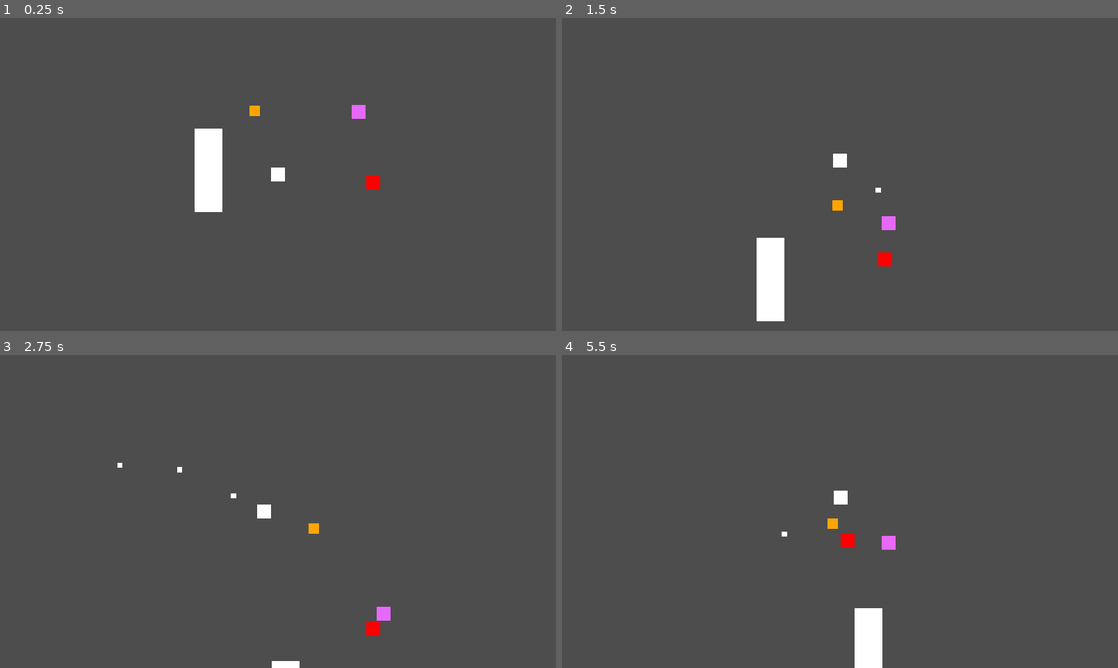
Above: before the commit, frames 1-4 (two rows, left to right).
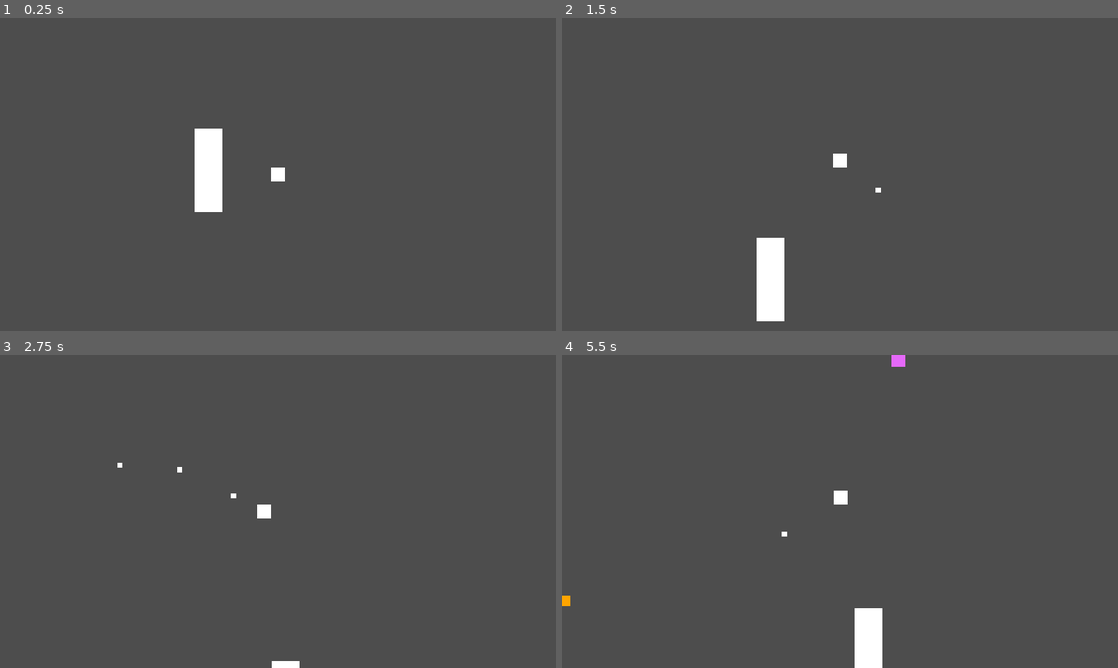
Above: after the commit, the same moments.

Repository: jonjud/survivor-arena
Game: Godot game, scene res://scenes/main.tscn
The game is run twice, just before and just after one commit, with the same random seed, the same clock (stepped at 60 frames per second) and the same inputs.
Inputs (mouse positions are in pixels of both pictures, inside the frame that each line leads up to):
- Up to frame 1 (0.25 s): no input
- Up to frame 2 (1.5 s): move the mouse to (812, 237) at 0.52 s; press the mouse at (812, 237) at 0.53 s; hold W (move_up) from 0.53 s (still down); move the mouse to (1006, 221) at 1.27 s; release the mouse at (1006, 221) at 1.28 s; click (1006, 221) at 1.35 s
- Up to frame 3 (2.75 s): move the mouse to (111, 464) at 2.02 s; release W (move_up) at 2.03 s; press the mouse at (111, 464) at 2.03 s; hold A (move_left) from 2.03 s (still down)
- Up to frame 4 (5.5 s): move the mouse to (867, 511) at 2.77 s; release the mouse at (867, 511) at 2.78 s; click (867, 511) at 2.85 s; move the mouse to (756, 433) at 3.52 s; release A (move_left) at 3.53 s; press the mouse at (756, 433) at 3.53 s; hold S (move_down) 3.53-4.28 s; move the mouse to (962, 495) at 4.27 s; release the mouse at (962, 495) at 4.28 s; hold D (move_right) 4.28-5.03 s; click (962, 495) at 4.35 s; move the mouse to (728, 527) at 5.02 s; press the mouse at (728, 527) at 5.03 s; hold W (move_up) from 5.03 s (still down)

The runs differ from the first frame. In frame 1, 0.3% of the frame differs, in the area x 44-69%, y 27-55%; in frame 2, 0.3%; in frame 3, 0.3%; in frame 4, 0.4%, in the area x 0-62%, y 0-81%.

Commit message:
feat: add WaveSpawner with edge spawn positions

Diff:
--- a/scenes/main.tscn
+++ b/scenes/main.tscn
@@ -6,6 +6,8 @@
 [ext_resource type="PackedScene" uid="uid://cawaim5v1cdhy" path="res://scenes/ui/GameOverScreen.tscn" id="3_sugp2"]
 [ext_resource type="Resource" uid="uid://dwplef3fmmlra" path="res://resources/enemy_runner.tres" id="5_tefeu"]
 [ext_resource type="Resource" uid="uid://bqkj8mu1jld8s" path="res://resources/enemy_tank.tres" id="6_o6xl0"]
+[ext_resource type="Script" uid="uid://ddqrvkbe18ph6" path="res://scripts/enemies/wave_spawner.gd" id="7_o6xl0"]
+[ext_resource type="Script" uid="uid://b0kh54hy5m40h" path="res://scripts/enemies/enemy_data.gd" id="8_tipki"]
 
 [sub_resource type="RectangleShape2D" id="RectangleShape2D_htemk"]
 size = Vector2(32, 96)
@@ -37,15 +39,23 @@
 grow_vertical = 2
 
 [node name="Enemies" parent="." unique_id=1902566483 instance=ExtResource("2_0wfyh")]
+visible = false
 position = Vector2(445, 191)
 data = ExtResource("3_jyhfs")
 
 [node name="GameOverScreen" parent="." unique_id=327024309 instance=ExtResource("3_sugp2")]
 
 [node name="Enemies2" parent="." unique_id=1899620317 instance=ExtResource("2_0wfyh")]
+visible = false
 position = Vector2(284, 81)
 data = ExtResource("5_tefeu")
 
 [node name="Enemies3" parent="." unique_id=496606474 instance=ExtResource("2_0wfyh")]
+visible = false
 position = Vector2(420, 103)
 data = ExtResource("6_o6xl0")
+
+[node name="WaveSpawner" type="Node2D" parent="." unique_id=75037555]
+script = ExtResource("7_o6xl0")
+enemy_scene = ExtResource("2_0wfyh")
+enemy_types = Array[ExtResource("8_tipki")]([ExtResource("3_jyhfs"), ExtResource("5_tefeu"), ExtResource("6_o6xl0")])
--- /dev/null
+++ b/scripts/enemies/wave_spawner.gd
@@ -0,0 +1,48 @@
+class_name WaveSpawner
+extends Node2D
+## เกิดศัตรูตามเวลาที่ขอบจอรอบผู้เล่น
+
+@export var enemy_scene: PackedScene
+@export var enemy_types: Array[EnemyData] = []  # ชนิดที่สุ่มเลือก
+@export var spawn_interval: float = 2.0         # ห่างกันกี่วินาที
+@export var spawn_margin: float = 40.0          # เผื่อให้เกิดนอกขอบจอกี่ pixel
+
+var _timer: float = 0.0
+var _player: Node2D
+
+
+func _ready() -> void:
+	_player = get_tree().get_first_node_in_group("player") as Node2D
+	_timer = spawn_interval
+
+
+func _process(delta: float) -> void:
+	if _player == null or not _player.visible:
+		return  # ผู้เล่นตายแล้ว หยุดเกิด
+	_timer -= delta
+	if _timer <= 0.0:
+		_spawn_enemy()
+		_timer = spawn_interval
+
+
+func _spawn_enemy() -> void:
+	if enemy_scene == null or enemy_types.is_empty():
+		push_warning("WaveSpawner: ยังไม่ได้ตั้ง enemy_scene หรือ enemy_types")
+		return
+	var enemy: Enemy = enemy_scene.instantiate()
+	enemy.data = enemy_types.pick_random()  # ต้องตั้งก่อน add_child (ให้ _ready อ่านได้)
+	enemy.global_position = _random_edge_position()
+	get_tree().current_scene.add_child(enemy)
+
+
+# สุ่มจุดบนกรอบสี่เหลี่ยมที่ใหญ่กว่าหน้าจอเล็กน้อย รอบตัวผู้เล่น
+func _random_edge_position() -> Vector2:
+	var half: Vector2 = get_viewport_rect().size / 2.0 + Vector2(spawn_margin, spawn_margin)
+	var side: int = randi() % 4
+	var offset: Vector2
+	match side:
+		0: offset = Vector2(randf_range(-half.x, half.x), -half.y)  # บน
+		1: offset = Vector2(randf_range(-half.x, half.x), half.y)   # ล่าง
+		2: offset = Vector2(-half.x, randf_range(-half.y, half.y))  # ซ้าย
+		_: offset = Vector2(half.x, randf_range(-half.y, half.y))   # ขวา
+	return _player.global_position + offset
Not shown, added: scripts/enemies/wave_spawner.gd.uid
